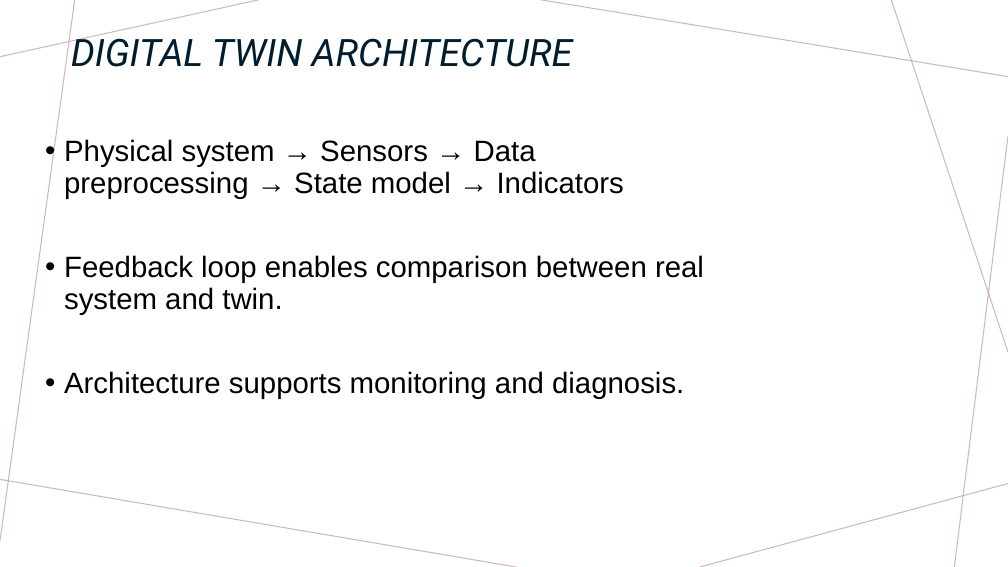
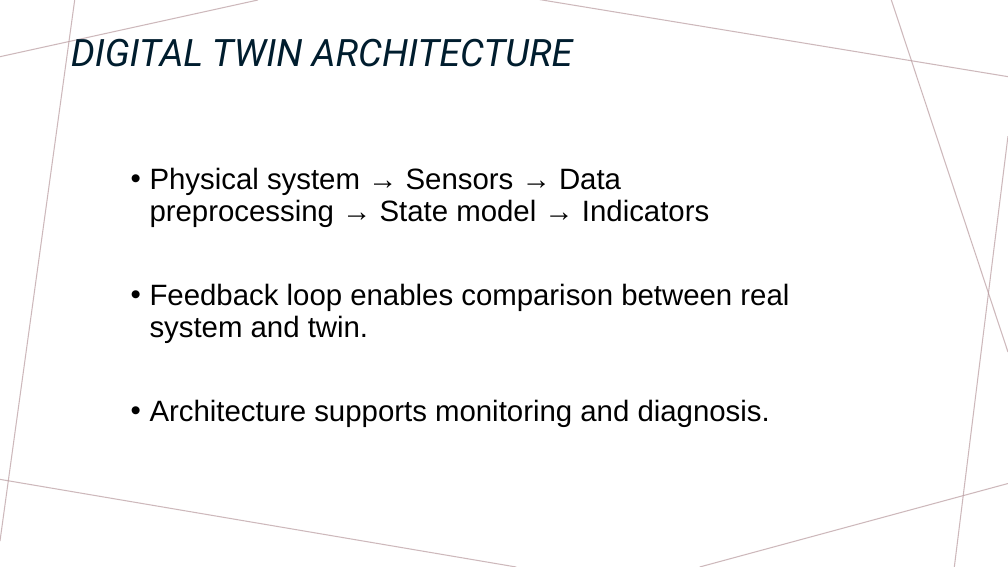
Before and after one commit to HaroldVaHe/DigitalTwin, a slide deck: slide 8 of Presentation/Digital_Twin_Server_Project.pptx. Drawn at 1008x567 pixels with LibreOffice and Linux fonts; fonts in the diff are those of the drawing. Boxes give left, top, right and bottom in pixels: in the first picture for what was removed or moved away, otherwise in the second. Text is boxed around its words. In the diff, an @@ line names an element or a change of style, - is before the commit and + after.

Commit message:
Update Digital Twin Server Project presentation
Revised the Digital_Twin_Server_Project.pptx file with new or updated content. See the presentation for specific changes.

```diff
--- a/Presentation/Digital_Twin_Server_Project.pptx
+++ b/Presentation/Digital_Twin_Server_Project.pptx
@@ text "Physical system → Sensors → ...": place and size @@
-text "Physical system → Sensors → ..." at <box>64,139,704,399</box>
+text "Physical system → Sensors → ..." at <box>150,167,789,427</box>
```
Also in this commit, not shown: 6 other slides changed, 2 slides removed.
